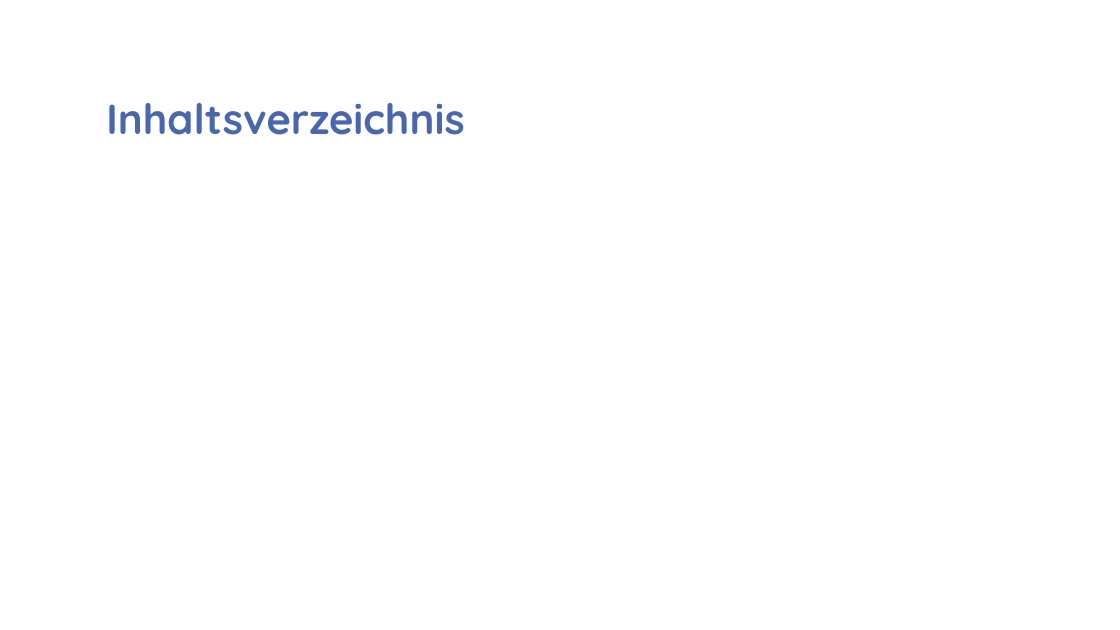
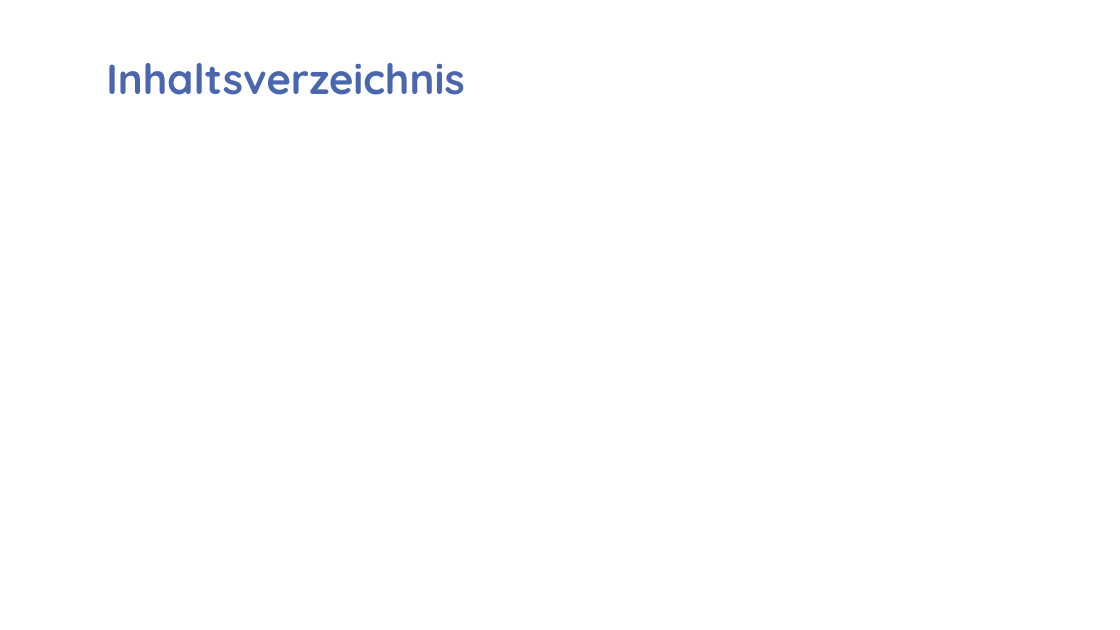
Before and after one commit to Nathan937/ManagementS4, a slide deck: slide 2 of Documents FIN/Présentation_Tesla.pptx. Drawn at 1120x630 pixels with LibreOffice and Linux fonts; fonts in the diff are those of the drawing; background and template pictures are left out. Boxes give left, top, right and bottom in pixels: in the first picture for what was removed or moved away, otherwise in the second. Text is boxed around its words. In the diff, an @@ line names an element or a change of style, - is before the commit and + after.

```diff
--- a/Documents FIN/Présentation_Tesla.pptx
+++ b/Documents FIN/Présentation_Tesla.pptx
@@ title "Inhaltsverzeichnis": place and size @@
-title "Inhaltsverzeichnis" at (106,103,464,135)
+title "Inhaltsverzeichnis" at (106,63,464,95)
```
Also in this commit, not shown: 3 other slides changed, 9 slides added, 1 other file.
